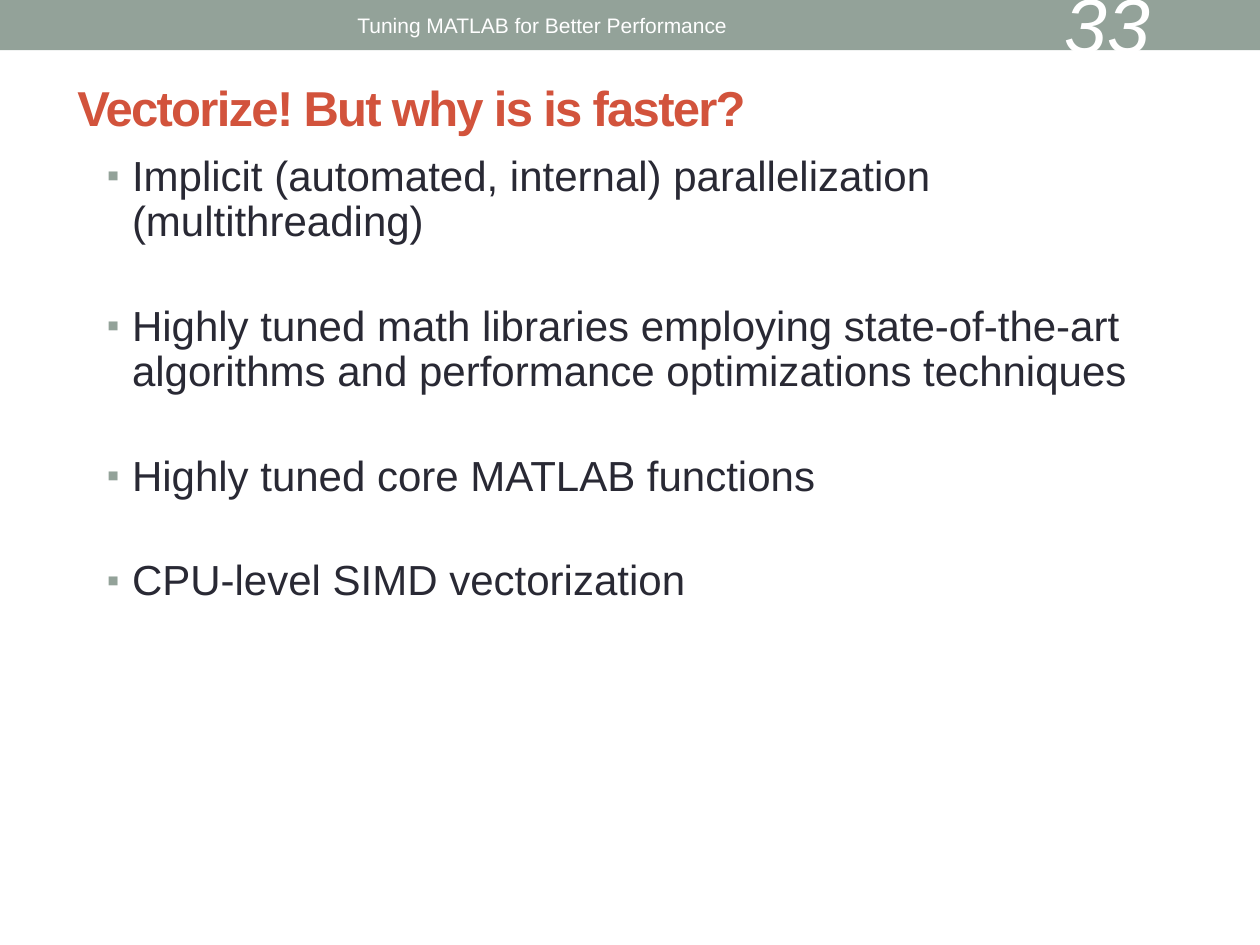
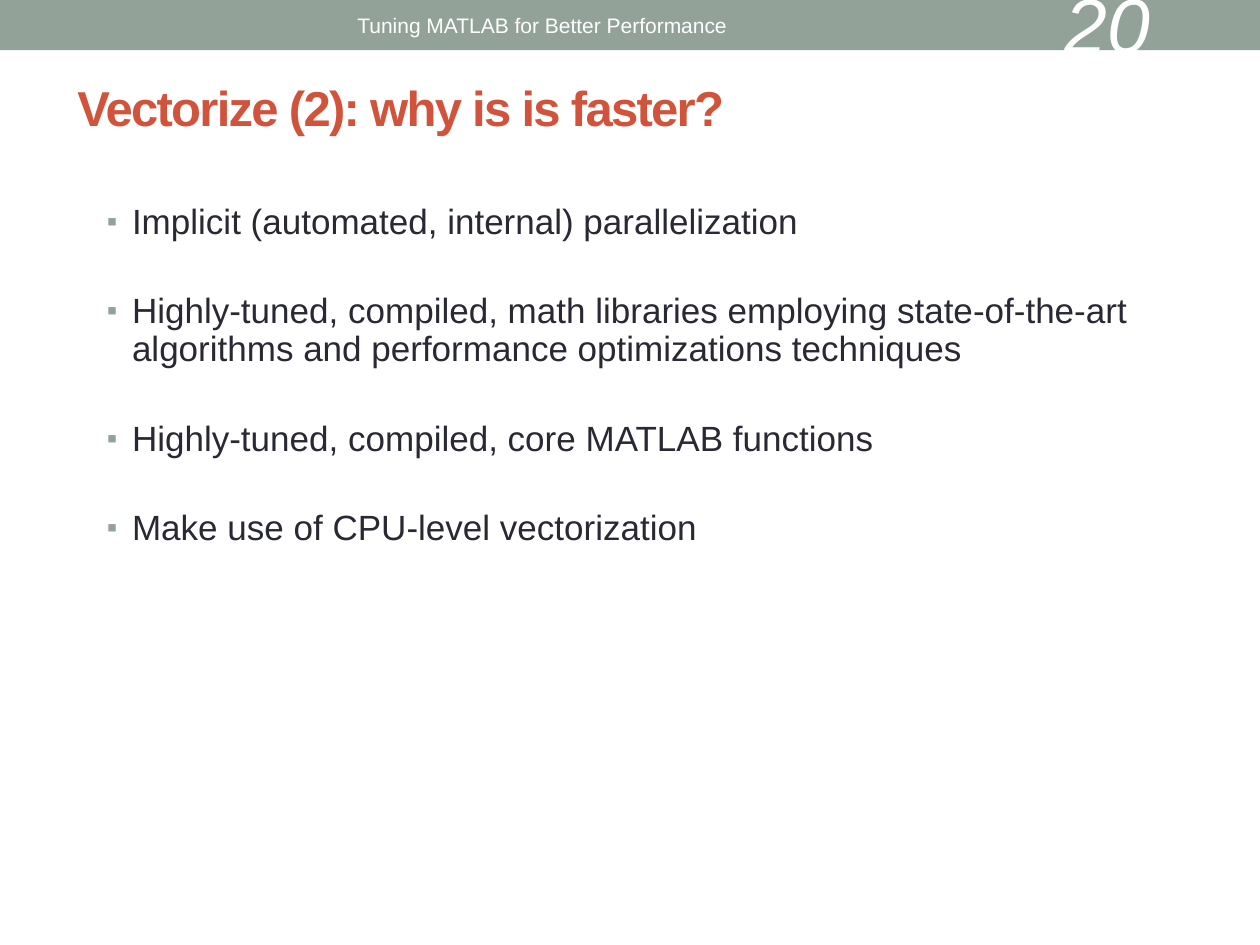
Before and after one commit to keithfma/bu_tutorial_matlab_performance, a slide deck: slide 20 of slides.odp (slide 33 before the commit). Drawn at 1260x945 pixels with LibreOffice and Linux fonts; fonts in the diff are those of the drawing. Boxes give left, top, right and bottom in pixels: in the first picture for what was removed or moved away, otherwise in the second. Text is boxed around its words. In the diff, an @@ line names an element or a change of style, - is before the commit and + after.

```diff
--- a/slides.odp
+++ b/slides.odp
@@ page number at (x1=1064, y1=0, x2=1150, y2=68): text changed @@
-33
+20
@@ title at (x1=77, y1=90, x2=724, y2=136): text changed @@
-Vectorize! But why is is faster?
+Vectorize (2): why is is faster?
@@ text at (x1=132, y1=208, x2=1127, y2=541): text changed; size 24 to 20 pt @@
-▪ Implicit (automated, internal) parallelization (multithreading)
-▪ Highly tuned math libraries employing state-of-the-art algorithms and performance optimizations techniques
-▪ Highly tuned core MATLAB functions
-▪ CPU-level SIMD vectorization
+▪ Implicit (automated, internal) parallelization
+▪ Highly-tuned, compiled, math libraries employing state-of-the-art algorithms and performance optimizations techniques
+▪ Highly-tuned, compiled, core MATLAB functions
+▪ Make use of CPU-level vectorization
```
Also in this commit, not shown: 17 other slides changed, 6 slides added, 15 slides removed, 1 other file.
